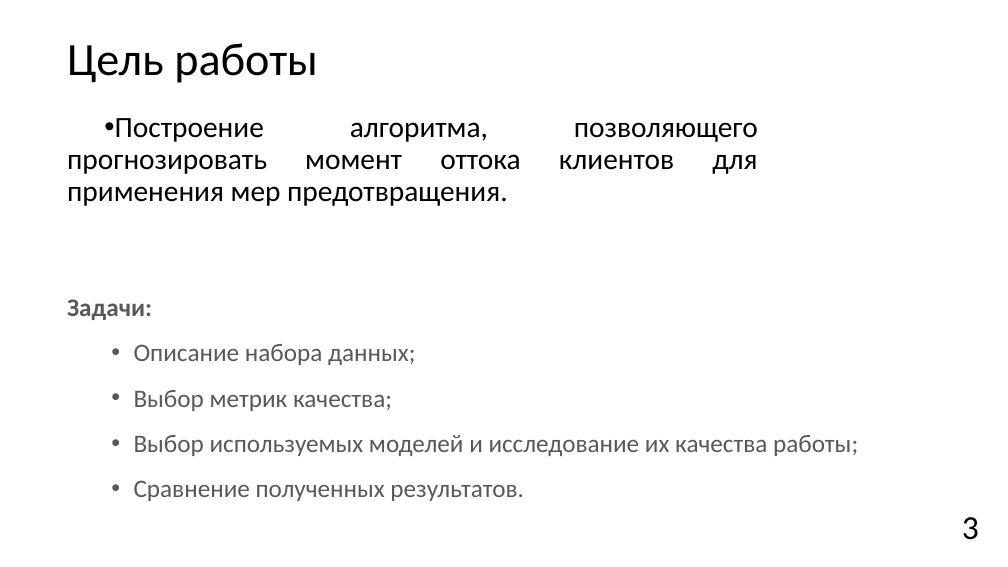
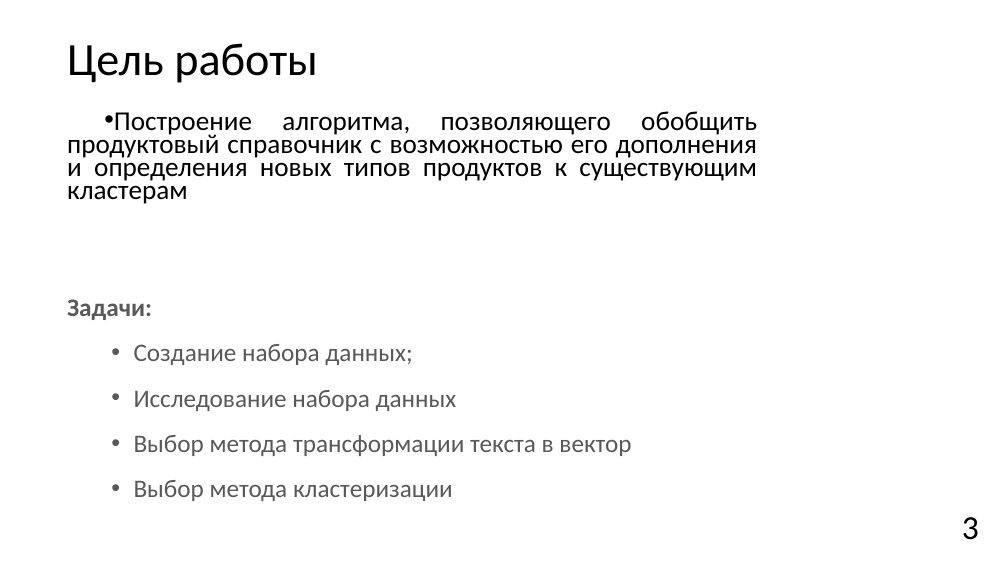
Before and after one commit to JacKira/MastersDegree, a slide deck: slide 3 of Отчет/speech.pptx. Drawn at 1008x567 pixels with LibreOffice and Linux fonts; fonts in the diff are those of the drawing. Boxes give left, top, right and bottom in pixels: in the first picture for what was removed or moved away, otherwise in the second. Text is boxed around its words. In the diff, an @@ line names an element or a change of style, - is before the commit and + after.

```diff
--- a/Отчет/speech.pptx
+++ b/Отчет/speech.pptx
@@ text at [67,111,757,204]: text changed; size 28 to 25.9 pt @@
-• Построение алгоритма, позволяющего прогнозировать момент оттока клиентов для применения мер предотвращения.
+• Построение алгоритма, позволяющего обобщить продуктовый справочник с возможностью его дополнения и определения новых типов продуктов к существующим кластерам
@@ text at [134,344,631,501]: text changed @@
-• Описание набора данных;
-• Выбор метрик качества;
-• Выбор используемых моделей и исследование их качества работы;
-• Сравнение полученных результатов.
+• Создание набора данных;
+• Исследование набора данных
+• Выбор метода трансформации текста в вектор
+• Выбор метода кластеризации
```
Also in this commit, not shown: 1 other slide changed, 8 slides added, 2 slides removed, 14 other files.
